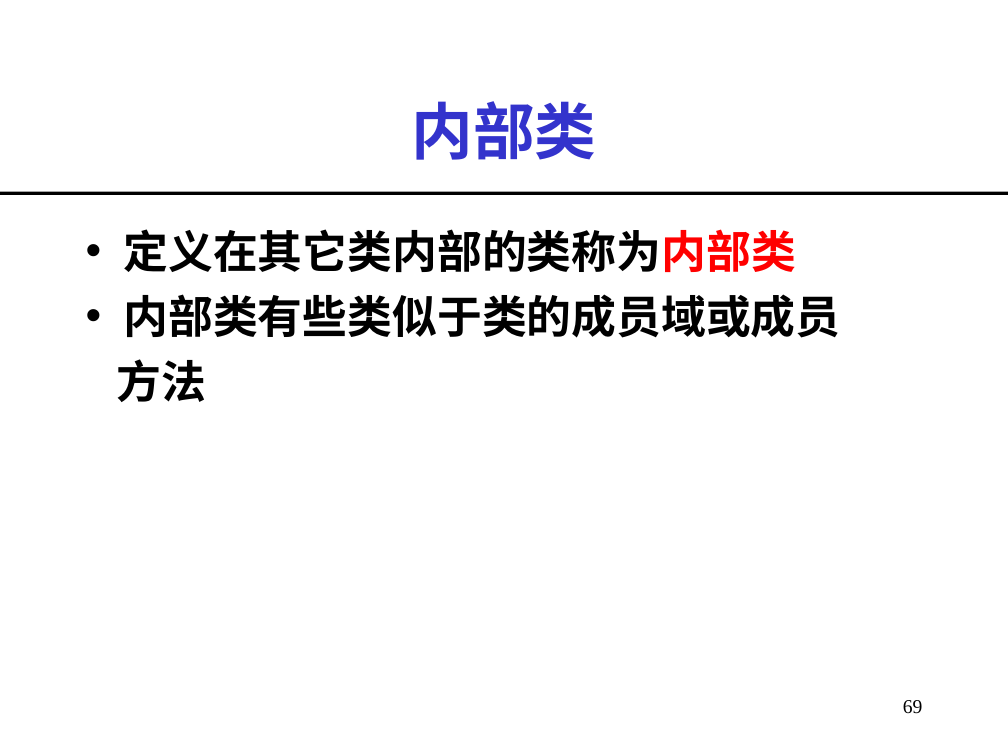
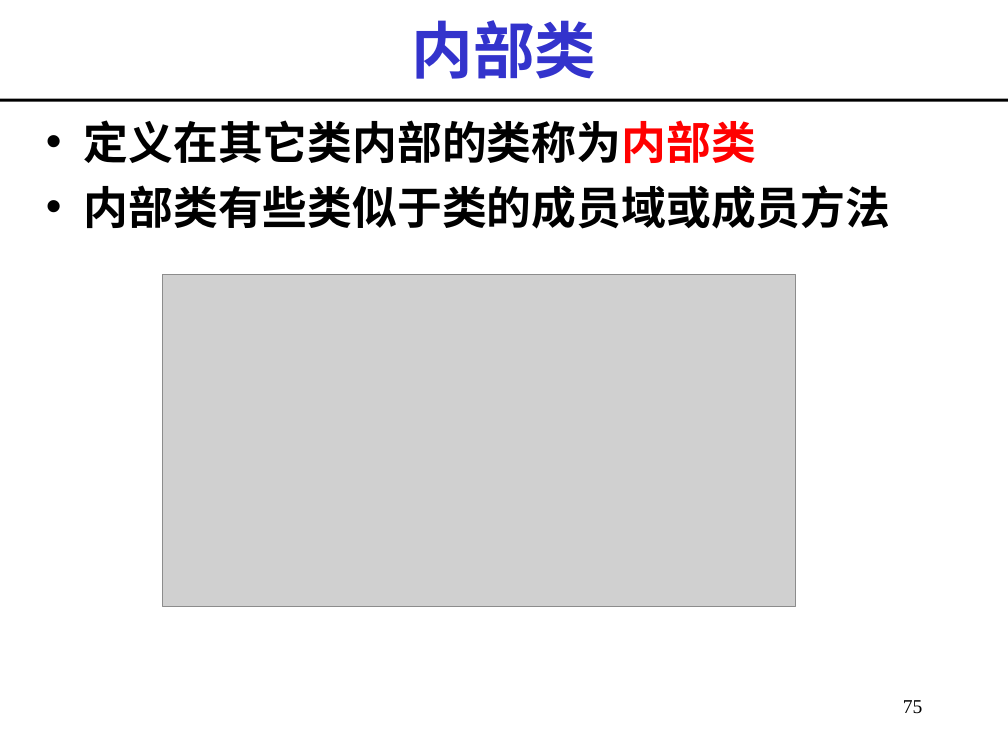
Before and after one commit to imwyw/Java, a slide deck: slide 75 of PPT/javaCh03_面向对象程序设计.ppt (slide 69 before the commit). Drawn at 1008x756 pixels with LibreOffice and Linux fonts; fonts in the diff are those of the drawing; grey boxes stand for pictures. Boxes give left, top, right and bottom in pixels: in the first picture for what was removed or moved away, otherwise in the second. Text is boxed around its words. In the diff, an @@ line names an element or a change of style, - is before the commit and + after.

Commit message:
内部类内容

```diff
--- a/PPT/javaCh03_面向对象程序设计.ppt
+++ b/PPT/javaCh03_面向对象程序设计.ppt
@@ title "内部类": place and size @@
-title "内部类" at [411,101,596,160]
+title "内部类" at [411,20,596,79]
@@ line moved from (0, 194) - (1008, 194) to (0, 100) - (1008, 100) @@
@@ text "定义在其它类内部的类称为内部类": place and size @@
-text "定义在其它类内部的类称为内部类" at [116,229,840,402]
+text "定义在其它类内部的类称为内部类" at [84,120,891,229]
@@ text at [84,185,891,229]: text changed @@
-• 内部类有些类似于类的成员域或成员
-方法
+• 内部类有些类似于类的成员域或成员方法
@@ picture added at [162,275,795,607] @@
@@ page number at [903,700,923,714]: text changed @@
-69
+75
```
Also in this commit, not shown: 5 other slides changed, 9 slides added, 1 slide removed.
